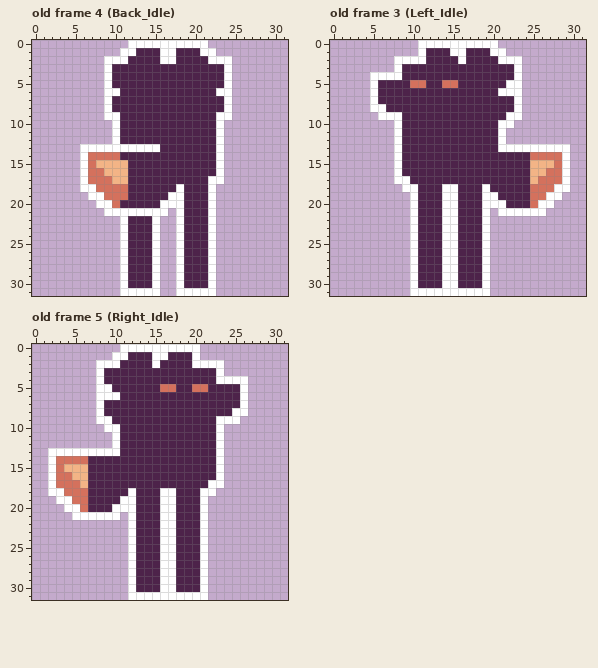
Pixel-art file -- public/assets/Sprites/Wolf/Wolf.aseprite. Above, as it was before the edit.
32x32 pixels, 5 frames. Shown: old frame 4 (Back_Idle), old frame 3 (Left_Idle), old frame 5 (Right_Idle). The commit also changed other frames, which this record leaves out.
New version:
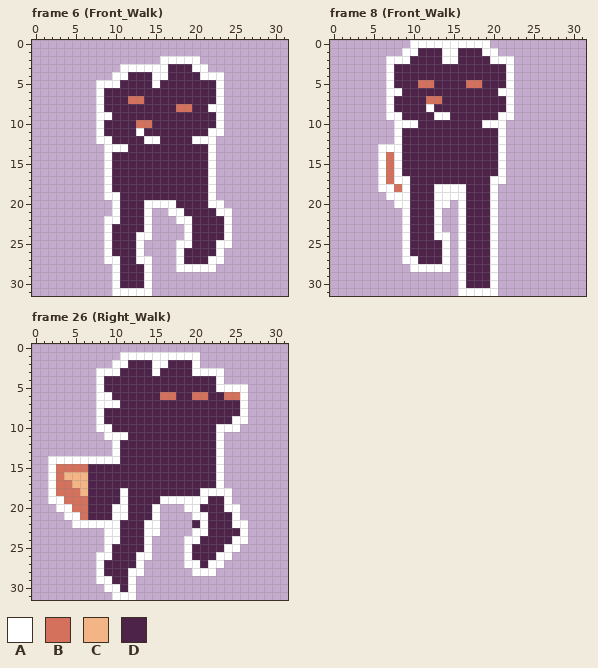
Palette (. is transparent): A #ffffff  B #d4715d  C #f3b486  D #4d234a
A new or re-ordered frame is compared with the old frame closest to it.
The commit says: Finished Wolf Animations
Change:
frames 5 -> 33
Frame 6 (Front_Walk) is new; against old frame 4 (Back_Idle):
y 0: x 12..21 AAAAAAAAAA -> ..........
y 1: x 11..22 AADDDAADDDAA -> ............
y 2: x 9..15 AAADDDD -> .......; x 18..24 DDDDAAA -> AAA....
y 3: x 9..16 ADDDDDDD -> ..AAAAAA; x 20..24 DDDDA -> AA...
y 4: x 9..11 ADD -> .AA; x 15..16 DD -> AA; x 21..24 DDDA -> AAA.
y 5: x 8 . -> A; x 10 D -> A; x 15 D -> A; x 23..24 DA -> A.
y 6: x 8..10 .AA -> ADD; x 24 A -> .
y 7: x 8..9 .A -> AD; x 12..13 DD -> BB; x 23..24 DA -> A.
y 8: x 8..9 .A -> AD; x 18..19 DD -> BB; x 22..24 DDA -> AA.
y 9: x 8 . -> A; x 10 A -> D; x 24 A -> .
y 10: x 8..10 ..A -> ADD; x 13..14 DD -> BB
y 11: x 8..10 ..A -> ADD; x 13 D -> A; x 22 D -> A
y 12: x 8..10 ..A -> AAD; x 14..15 DD -> AA; x 20..23 DDDA -> AAA.
y 13: x 6..8 AAA -> ...; x 12..15 AAAA -> DDDD; x 22..23 DA -> A.
y 14: x 6..10 ABBBB -> ...AD; x 22..23 DA -> A.
y 15: x 6..11 ABCCCC -> ...ADD; x 22..23 DA -> A.
y 16: x 6..11 ABBCCC -> ...ADD; x 22..23 DA -> A.
y 17: x 6..11 ABBBCC -> ...ADD; x 23 A -> .
y 18: x 6..11 AABBBB -> ...ADD; x 18 A -> D
y 19: x 7..11 AABBB -> ..AAD; x 17..18 AA -> DD
y 20: x 8..10 AAB -> ..A; x 14..15 DD -> AA; x 18 A -> D; x 23 . -> A
y 21: x 9 A -> .; x 11..13 AAA -> DDD; x 15..17 AA. -> ..A; x 22..24 A.. -> DAA
y 22: x 9..11 ..A -> AAD; x 14..15 DA -> A.; x 19 D -> A; x 22..24 A.. -> DDA
y 23: x 9..11 ..A -> ADD; x 14..15 DA -> A.; x 18..19 AD -> .A; x 22..24 A.. -> DDA
y 24: x 9..11 ..A -> ADD; x 13..15 DDA -> AA.; x 18..19 AD -> .A; x 22..24 A.. -> DDA
y 25: x 9..11 ..A -> ADD; x 13..15 DDA -> A..; x 19 D -> A; x 22..24 A.. -> DAA
y 26: x 9..11 ..A -> ADD; x 13..15 DDA -> A..; x 22..23 A. -> DA
y 27: x 9..11 ..A -> AAD; x 13..15 DDA -> AA.; x 23 . -> A
y 28: x 10..11 .A -> AD; x 14..15 DA -> A.; x 19..21 DDD -> AAA
y 29..30: x 10..11 .A -> AD; x 14..15 DA -> A.; x 18..22 ADDDA -> .....
y 31: x 10 . -> A; x 15 A -> .; x 18..22 AAAAA -> .....
Frame 8 (Front_Walk) is new; against old frame 3 (Left_Idle):
y 0: x 10 . -> A; x 20 A -> .
y 1: x 9..11 ..A -> AAD; x 14 D -> A; x 16 A -> D; x 19 D -> A; x 21 A -> .
y 2: x 7 . -> A; x 10..11 AA -> DD; x 14..16 DDA -> AAD; x 20 D -> A; x 23 A -> .
y 3: x 7..8 .A -> AD; x 22..23 DA -> A.
y 4: x 5..6 AA -> ..; x 8 A -> D; x 22..23 DA -> A.
y 5: x 5..7 ADD -> ..A; x 10 B -> D; x 12 D -> B; x 14..15 BB -> DD; x 17..18 DD -> BB; x 23 A -> .
y 6: x 5..8 ADDD -> ..AA; x 23 A -> .
y 7: x 5..7 ADD -> ..A; x 12..13 DD -> BB; x 22..23 DA -> A.
y 8: x 5..7 AAD -> ..A; x 12 D -> A; x 22..23 DA -> A.
y 9: x 6 A -> .; x 13..14 DD -> AA; x 21 D -> A; x 23 A -> .
y 10: x 9..10 DD -> AA; x 19..20 DD -> AA; x 22 A -> .
y 13: x 6..7 .. -> AA; x 22..29 AAAAAAAA -> ........
y 14: x 6..7 .. -> AB; x 21..29 DDDDBBBBA -> A........
y 15: x 6..7 .. -> AB; x 21..29 DDDDCCCBA -> A........
y 16: x 6..7 .. -> AB; x 21..29 DDDDCCBBA -> A........
y 17: x 6..7 .. -> AB; x 20..29 DDDDDCBBBA -> AA........
y 18: x 6..8 ... -> AAB; x 10 A -> D; x 13 D -> A; x 16 D -> A; x 19..29 ADDDDDBBBAA -> DA.........
y 19: x 7..10 ...A -> AAAD; x 13 D -> A; x 16 D -> A; x 19 A -> D; x 21..28 DDDDBBAA -> ........
y 20: x 8..10 ..A -> AAD; x 13 D -> A; x 15..16 AD -> .A; x 19 A -> D; x 21..27 ADDDBAA -> .......
y 21: x 9..10 .A -> AD; x 13..16 DAAD -> A..A; x 19..26 A.AAAAAA -> DA......
y 22..23: x 9..10 .A -> AD; x 13..16 DAAD -> A..A; x 19..20 A. -> DA
y 24: x 9..10 .A -> AD; x 13 D -> A; x 15..16 AD -> .A; x 19..20 A. -> DA
y 25..26: x 9..10 .A -> AD; x 15..16 AD -> .A; x 19..20 A. -> DA
y 27: x 9 . -> A; x 15..16 AD -> .A; x 19..20 A. -> DA
y 28: x 11..13 DDD -> AAA; x 15..16 AD -> .A; x 19..20 A. -> DA
y 29..30: x 10..16 ADDDAAD -> ......A; x 19..20 A. -> DA
y 31: x 10..15 AAAAAA -> ......; x 20 . -> A
Frame 26 (Right_Walk) is new; against old frame 5 (Right_Idle):
y 0: x 11..20 AAAAAAAAAA -> ..........
y 1: x 10 A -> .; x 12..14 DDD -> AAA; x 17..19 DDD -> AAA
y 2: x 8..9 AA -> ..; x 11 D -> A; x 16 D -> A; x 21..23 AAA -> ...
y 3: x 9..10 DD -> AA; x 15 D -> A; x 20..22 DDD -> AAA
y 4: x 24..26 AAA -> ...
y 5: x 9 A -> D; x 16..17 BB -> DD; x 20..21 BB -> DD; x 23..25 DDD -> AAA
y 6: x 10 A -> D; x 16..17 DD -> BB; x 20..21 DD -> BB; x 24..25 DD -> BB
y 7: x 9..10 DD -> AA
y 8: x 25 A -> D
y 9: x 9 A -> D; x 23..24 AA -> DD; x 26 . -> A
y 10: x 8 . -> A; x 10 A -> D; x 24..25 .. -> AA
y 11: x 9 . -> A; x 11 D -> A
y 13: x 2..9 AAAAAAAA -> ........
y 14: x 3..10 BBBBDDDD -> AAAAAAAA
y 15: x 4..6 CCC -> BBB
y 16: x 4 B -> C
y 17: x 5 B -> C; x 22 A -> D
y 18: x 3 A -> B; x 6 B -> C; x 11..12 DA -> AD; x 16..17 AA -> DD; x 23..24 .. -> AA
y 19: x 2 . -> A; x 4 A -> B; x 12 A -> D; x 18..20 DDD -> AAA; x 22..24 ... -> DDA
y 20: x 3 . -> A; x 5 A -> B; x 12 A -> D; x 15..25 DAADDDA.... -> A...AADDDAA
y 21: x 4 . -> A; x 6..9 AAAA -> BDDD; x 11..12 .A -> AD; x 15..20 DAADDD -> A....A; x 22..25 .... -> DDDA
y 22: x 5..12 .......A -> AAAAAADD; x 14..19 DDAADD -> AA....; x 22..26 ..... -> DDDAA
y 23: x 9..12 ...A -> AADD; x 14..20 DDAADDD -> AA....A; x 22..26 ..... -> DDDDA
y 24: x 9..12 ...A -> AADD; x 14..26 DDAADDDA..... -> A....AADDDDAA
y 25: x 9..12 ...A -> ADDD; x 14..19 DDAADD -> A....A; x 21..25 A.... -> DDDAA
y 26: x 8..19 ....ADDDAADD -> AADDDAA....A; x 21..24 A... -> DDAA
y 27: x 8..23 ....ADDDAADDDA.. -> ADDDDA.....AADAA
y 28: x 8..11 .... -> ADDD; x 13..20 DDDAADDD -> A......A; x 22 . -> A
y 29: x 8..11 .... -> AADD; x 13..21 DDDAADDDA -> .........
y 30: x 9..11 ... -> AAD; x 13..21 DDDAADDDA -> .........
y 31: x 10..11 .. -> AA; x 13..21 AAAAAAAAA -> .........
